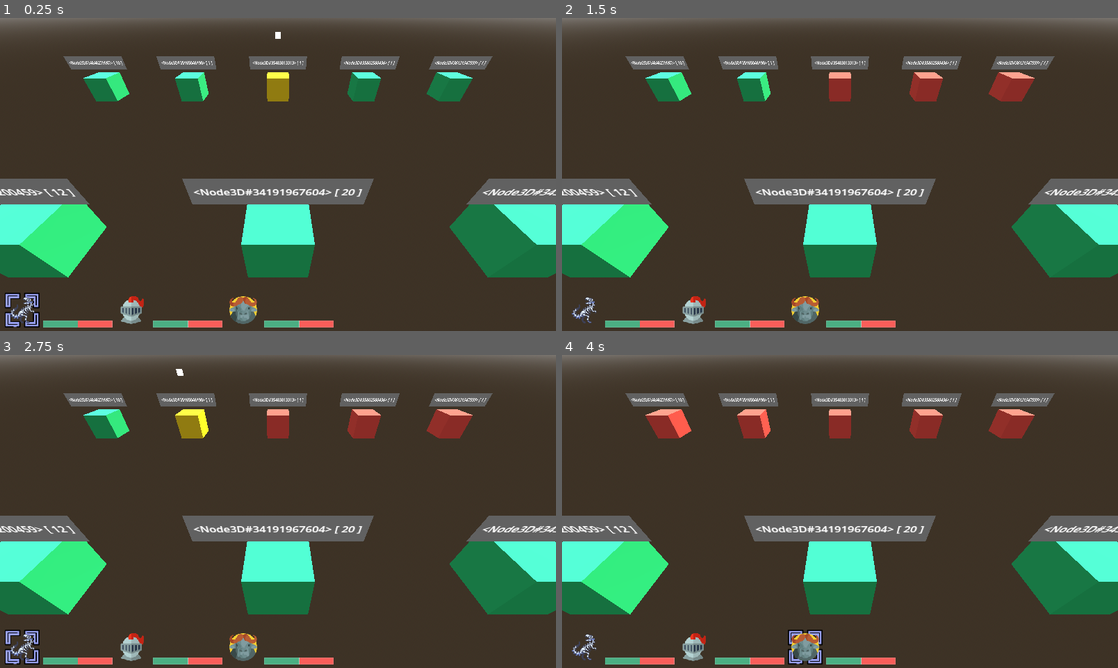
Above: before the commit, frames 1-4 (two rows, left to right).
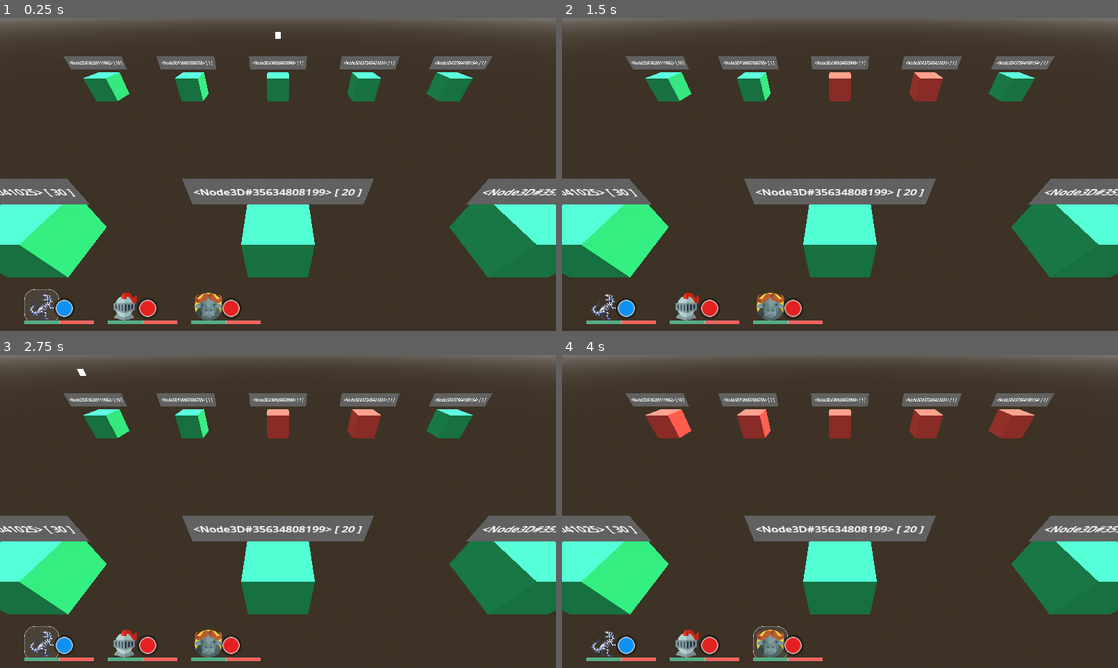
Above: after the commit, the same moments.

Repository: Comotcaiten/re_turnbase_project
Game: Godot game, scene res://test/level_testing.tscn
The game is run twice, just before and just after one commit, with the same random seed, the same clock (stepped at 60 frames per second) and the same inputs.
Inputs:
- Up to frame 1 (0.25 s): no input
- Up to frame 2 (1.5 s): tap Enter (ui_accept) at 0.5, 0.77, 1.25 s; hold Right (ui_right) 0.53-1.28 s; tap 1 (ui_action_1) at 0.6 s; tap 2 (ui_action_2) at 0.8, 1.35 s; hold Left (ui_left) from 1.28 s (still down)
- Up to frame 3 (2.75 s): tap Enter (ui_accept) at 1.52 s; tap 3 (ui_action_3) at 1.55, 2.1 s; release Left (ui_left) at 2.03 s; hold Right (ui_right) from 2.03 s (still down); tap 4 (ui_action_4) at 2.3 s
- Up to frame 4 (4 s): tap Enter (ui_accept) at 2.75, 3.02, 3.5, 3.77 s; tap 4 (ui_action_4) at 2.85 s; tap 1 (ui_action_1) at 3.05, 3.6 s; release Right (ui_right) at 3.53 s; hold Left (ui_left) from 3.53 s (still down); tap 2 (ui_action_2) at 3.8 s

The runs differ from the first frame. In frame 1, 3.7% of the frame differs, in the area x 0-100%, y 13-99%; in frame 2, 3.6%; in frame 3, 4.4%, in the area x 0-100%, y 4-99%; in frame 4, 3.2%.

Commit message:
Save and Create a version refactor and rebuild

Diff:
--- a/asset/character_base/UnitA.tres
+++ b/asset/character_base/UnitA.tres
@@ -19,6 +19,6 @@
 name = "Unnamed Unit A"
 icon = ExtResource("1_x5gwp")
 id = ""
-element = 0
+element = 2
 stats = SubResource("Resource_vabut")
 skills = Array[ExtResource("2_v317q")]([ExtResource("3_y4gqh")])
--- a/asset/character_base/UnitB.tres
+++ b/asset/character_base/UnitB.tres
@@ -19,6 +19,6 @@
 name = "Unnamed Unit B"
 icon = ExtResource("1_s3pns")
 id = ""
-element = 0
+element = 1
 stats = SubResource("Resource_gkax5")
 skills = Array[ExtResource("2_tmc3t")]([ExtResource("3_fbjng")])
--- a/project.godot
+++ b/project.godot
@@ -19,6 +19,7 @@
 
 window/size/viewport_width=1280
 window/size/viewport_height=720
+window/stretch/aspect="expand"
 
 [input]
 
--- a/src/base/Element.gd
+++ b/src/base/Element.gd
@@ -1,3 +1,30 @@
 class_name Element
 
 enum Type {PHYSICAL, FIRE, WATER}
+
+static var type_effect = [
+    # [AT V /DEF >]  Physic Fire Water
+    #   Physic
+    #   Fire
+    #   Water
+    [1.0, 1.0, 1.0],
+    [1.0, 1.0, 1.0],
+    [1.0, 2.0, 1.0]
+]
+
+static var color_element = [ # Color
+    Color.html("BFBBA9"), # Physical
+    Color.html("E52020"), # Fire
+    Color.html("0D92F4")  # Water
+]
+
+static func reactor_element_effect(attacker: Type, defender: Type) -> int:
+    if attacker == null or defender == null:
+        return 1
+
+    return type_effect[attacker][defender]
+
+static func get_color_element(element: Type) -> Color:
+    if element == null:
+        return color_element[0]
+    return color_element[element]
--- a/src/base/Stats.gd
+++ b/src/base/Stats.gd
@@ -12,8 +12,11 @@
 
 var db: Dictionary = {}
 
-func _init():
-    update_db()
+func _init(default: bool = true):
+    if default:
+        update_db()
+    else :
+        set_stats()
 
 func get_stats(_type: Type) -> int:
     if !db.has(_type):
--- a/src/components/skill/mechanics/SkillMechanicDamage.gd
+++ b/src/components/skill/mechanics/SkillMechanicDamage.gd
@@ -24,11 +24,13 @@
     _: # Do nothing
       damage = 1.0
 
-  damage_model.set_damage(int(damage))
+  damage_model.set_damage(int(damage * Element.reactor_element_effect(unit.element, damage_model.element)))
 
-  print("Skill Mechanic Damage >> Damage >> ", damage)
+  # print("Skill Mechanic Damage >> Damage >> ", damage)
 
   for target in targets:
     # target.receive_damage(damage_model)
-    target.take_damage(damage_model)
+    var target_damage_model: DamageModel = damage_model.duplicate()
+    target_damage_model.set_damage(int(damage * Element.reactor_element_effect(unit.element, target.element)))
+    target.take_damage(target_damage_model)
   return
--- a/src/controllers/SkillController.gd
+++ b/src/controllers/SkillController.gd
@@ -59,7 +59,9 @@
 	var middle: int = int(group_targets_available.size() / 2.0)
 	set_current_target(middle)
 	set_group_targets_select()
-	refactored_slelcted_by_skill()
+
+	if unit in battle_system.group_controller.get_group_is_player().group:
+		refactored_slelcted_by_skill()
 
 	if unit.is_player:
 		print("Selecting skill...")
@@ -112,22 +114,22 @@
 	if Input.is_action_just_pressed("ui_action_1"):
 		set_index_skill(0, unit)
 		set_group_targets_available(unit)
-		print("Skill controller >> Select skill >> ", current_skill.name, " >> Group target available: ", group_targets_available)
+		# print("Skill controller >> Select skill >> ", current_skill.name, " >> Group target available: ", group_targets_available)
 
 	if Input.is_action_just_pressed("ui_action_2"):
 		set_index_skill(1, unit)
 		set_group_targets_available(unit)
-		print("Skill controller >> Select skill >> ", current_skill.name, " >> Group target available: ", group_targets_available)
+		# print("Skill controller >> Select skill >> ", current_skill.name, " >> Group target available: ", group_targets_available)
 
 	if Input.is_action_just_pressed("ui_action_3"):
 		set_index_skill(2, unit)
 		set_group_targets_available(unit)
-		print("Skill controller >> Select skill >> ", current_skill.name, " >> Group target available: ", group_targets_available)
+		# print("Skill controller >> Select skill >> ", current_skill.name, " >> Group target available: ", group_targets_available)
 
 	if Input.is_action_just_pressed("ui_action_4"):
 		set_index_skill(3, unit)
 		set_group_targets_available(unit)
-		print("Skill controller >> Select skill >> ", current_skill.name, " >> Group target available: ", group_targets_available)
+		# print("Skill controller >> Select skill >> ", current_skill.name, " >> Group target available: ", group_targets_available)
 
 	perform_handle_select_target()
 
@@ -140,13 +142,13 @@
 		set_current_target(current_target_filter - 1)
 		set_group_targets_select()
 		refactored_slelcted_by_skill()
-		print("Skill controller >> Select target >> Left >> ", current_target, " >> ", group_targets_select)
+		# print("Skill controller >> Select target >> Left >> ", current_target, " >> ", group_targets_select)
 		return
 	if Input.is_action_just_pressed("ui_right"):
 		set_current_target(current_target_filter + 1)
 		set_group_targets_select()
 		refactored_slelcted_by_skill()
-		print("Skill controller >> Select target >> Right >> ", current_target, " >> ", group_targets_select)
+		# print("Skill controller >> Select target >> Right >> ", current_target, " >> ", group_targets_select)
 		return
 
 	return
--- a/src/controllers/TurnController.gd
+++ b/src/controllers/TurnController.gd
@@ -20,13 +20,55 @@
 func set_up():
 	if battle_system == null:
 		return false
-	turn_queue = battle_system.group_controller.get_all()
-	print(name, " >> TurnQueue: ", turn_queue)
+	if battle_system.group_controller == null:
+		return false
+	update()
+
+	print(name, " >> TurnQueue: ", get_to_string())
 	return true
 
 func get_next_turn():
 	current_index += 1
 	if current_index >= turn_queue.size():
 		current_index = 0
+	update_simple()
 	print("Next turn: ", current_unit.name)
 	return
+
+func update() -> bool:
+	if battle_system == null:
+		return false
+	if battle_system.group_controller == null:
+		return false
+	if battle_system.group_controller.get_all_units().size() == 0:
+		return false
+	# if battle_system.group_controller.get_all_units().size() != turn_queue.size():
+	turn_queue = battle_system.group_controller.get_all_units().filter(func(unit):
+		return unit.is_fainted == false
+		)
+	turn_queue.sort_custom(func(a, b):
+		return a.speed > b.speed
+		)
+	return true
+
+func update_simple() -> bool:
+	if battle_system == null:
+		return false
+	var group: Array[UnitModel] = battle_system.group_controller.get_all_units().filter(func(unit):
+		return unit.is_fainted == false
+		)
+	if (turn_queue.size() == 0) and (turn_queue.size() != group.size()):
+		return false
+
+	turn_queue = group
+
+	turn_queue.sort_custom(func(a, b):
+		return a.speed > b.speed
+		)
+	return true
+
+func get_to_string():
+	var context: String = ""
+	for unit in turn_queue:
+		context += unit.to_string() + " [" + str(unit.speed) + "]" + ", "
+	return context
--- a/src/controllers/UnitGroupController.gd
+++ b/src/controllers/UnitGroupController.gd
@@ -28,12 +28,6 @@
 	if !maps_groups.get_value(id) is UnitGroupModel:
 		return
 	return maps_groups.get_value(id) as UnitGroupModel
-
-func get_all() -> Array[UnitModel]:
-	var arr: Array[UnitModel] = []
-	for group in maps_groups.get_all_values():
-		arr.append_array(group.group)
-	return arr
 
 func get_group_to_array(id: String) -> Array[UnitModel]:
 	if !maps_groups.get_value(id) is UnitGroupModel:
--- a/src/models/DamageModel.gd
+++ b/src/models/DamageModel.gd
@@ -28,3 +28,6 @@
 
 func get_damage() -> int:
   return max(1, damage)
+
+func duplicate() -> DamageModel:
+  return DamageModel.new(power, type_damage, true_damage, element, source)
--- a/src/models/UnitModel.gd
+++ b/src/models/UnitModel.gd
@@ -7,13 +7,17 @@
 var name: String
 var icon: Texture2D
 var id: String
-var level: int
+var level: int:
+	get:
+		if level < 1:
+			return 1
+		return level
 var element: Element.Type
 
 # Stats cơ bản
 var stats_base: Stats
 # Stats tăng/giảm phần trăm dựa trên stats cơ bản
-var stats_modified: Stats = Stats.new()
+var stats_modified: Stats = Stats.new(false)
 
 var skills: Array[SkillModel]
 
@@ -60,7 +64,9 @@
 func get_stats(_stat: Stats.Type) -> int:
 	var amount_base = stats_base.get_stats(_stat) * 1.0
 	var amount_modified = stats_modified.get_stats(_stat) * 1.0
-	return int(((amount_base + (amount_modified + amount_base)) / 100.0) * level)
+	var amount: int = int(amount_base + (amount_base * amount_modified / 100.0) + (level * 2.0))
+	# print("UnitModel >> Get stats >> ", Stats.Type.find_key(_stat), " >> ", amount_base, " + ", amount_modified, " >> level:  ", level, " >>", amount)
+	return amount
 
 func get_skill(index: int):
 	if index >= skills.size() or index < 0:
--- a/src/nodes/UnitNode3D.gd
+++ b/src/nodes/UnitNode3D.gd
@@ -101,7 +101,7 @@
   sprite_3d_selected.visible = true
   if unit_model.is_fainted:
     return
-  node_mesh_intstance_3d.material_override.albedo_color = Color.html("#f1c40f")
+  # node_mesh_intstance_3d.material_override.albedo_color = Color.html("#f1c40f")
 
 func refresh():
   if unit_model == null:
--- a/src/system/BattleSystem.gd
+++ b/src/system/BattleSystem.gd
@@ -57,7 +57,8 @@
 		map_icon_unit_in_battle.add(group_is_player[unit_index], icons_unit_in_battle[unit_index])
 		icons_unit_in_battle[unit_index].visible = true
 		if group_is_player[unit_index].icon != null:
-			icons_unit_in_battle[unit_index].icon.texture = group_is_player[unit_index].icon
+			icons_unit_in_battle[unit_index].set_icon(group_is_player[unit_index].icon)
+			icons_unit_in_battle[unit_index].set_element(Element.get_color_element(group_is_player[unit_index].element))
 
 func play():
 	if turn_controller == null or skill_controller == null or group_controller == null:
@@ -96,7 +97,7 @@
 		change_state(State.END)
 		return
 	if map_icon_unit_in_battle.has(turn_controller.current_unit):
-		map_icon_unit_in_battle.get_value(turn_controller.current_unit).sprite_container.visible = false
+		map_icon_unit_in_battle.get_value(turn_controller.current_unit).set_select(false)
 	turn_controller.get_next_turn()
 	change_state(State.UNITTURN)
 
@@ -108,7 +109,7 @@
 		# icon_unit_in_battle.visible = true
 		# if turn_controller.current_unit.icon != null:
 		# 	icon_unit_in_battle.icon.texture = turn_controller.current_unit.icon
-		map_icon_unit_in_battle.get_value(turn_controller.current_unit).sprite_container.visible = true
+		map_icon_unit_in_battle.get_value(turn_controller.current_unit).set_select(true)
 		change_state(State.SELECTSKILL)
 		return
 	print("Enemy")
--- /dev/null
+++ b/src/utils/CanvasLayerUI.gd
@@ -0,0 +1,7 @@
+extends Node
+
+class_name CanvasLayerUI
+
+func _ready():
+    get_viewport().size = DisplayServer.screen_get_size()
+    pass
--- a/src/utils/IconUnitInBattle.gd
+++ b/src/utils/IconUnitInBattle.gd
@@ -4,8 +4,36 @@
 
 @export var icon: Sprite2D = null
 
-@export var sprite_container: Sprite2D = null
+@export var panel_select: Panel = null
+
+@export var panel_element: Panel = null
+
+var panel_element_style: StyleBoxFlat = null
 
 func _ready():
-  sprite_container.visible = false
+  set_select(false)
+
+  if panel_element != null:
+    panel_element_style = panel_element.get_theme_stylebox("panel").duplicate()
+    panel_element.remove_theme_stylebox_override("panel")
+    panel_element.add_theme_stylebox_override("panel", panel_element_style)
   pass
+
+func set_icon(_icon: Texture):
+  if icon == null:
+    return
+  icon.texture = _icon
+  pass
+
+func set_select(_select: bool):
+  if panel_select == null:
+    return
+  panel_select.visible = _select
+  pass
+
+func set_element(_element: Color):
+  if panel_element == null:
+    return
+  print("set_element >> ", panel_element_style)
+  panel_element_style.bg_color = _element
+  pass
--- a/test/icon_unit_in_battle.tscn
+++ b/test/icon_unit_in_battle.tscn
@@ -1,8 +1,20 @@
-[gd_scene load_steps=6 format=3 uid="uid://mhoa1fqdlaqa"]
+[gd_scene load_steps=7 format=3 uid="uid://mhoa1fqdlaqa"]
 
-[ext_resource type="Texture2D" uid="uid://c1s7om7xmg74" path="res://asset/image/icon_target.png" id="1_2mfas"]
 [ext_resource type="Script" path="res://src/utils/IconUnitInBattle.gd" id="1_xcsbb"]
 [ext_resource type="Texture2D" uid="uid://d2i1gfipacy4n" path="res://asset/image/dinosaur.png" id="3_qqrmu"]
+
+[sub_resource type="StyleBoxFlat" id="StyleBoxFlat_t1qkj"]
+bg_color = Color(0.6, 0.6, 0.6, 0.156863)
+border_width_left = 1
+border_width_top = 1
+border_width_right = 1
+border_width_bottom = 1
+border_color = Color(1, 1, 1, 1)
+border_blend = true
+corner_radius_top_left = 24
+corner_radius_top_right = 24
+corner_radius_bottom_right = 24
+corner_radius_bottom_left = 24
 
 [sub_resource type="StyleBoxFlat" id="StyleBoxFlat_hpm5o"]
 bg_color = Color(0.974944, 0.368288, 0.35166, 1)
@@ -20,31 +32,52 @@
 border_width_bottom = 1
 border_blend = true
 
-[node name="IconUnitInBattle" type="Node2D" node_paths=PackedStringArray("icon", "sprite_container")]
+[sub_resource type="StyleBoxFlat" id="StyleBoxFlat_8ydxs"]
+border_width_left = 4
+border_width_top = 4
+border_width_right = 4
+border_width_bottom = 4
+border_blend = true
+corner_radius_top_left = 64
+corner_radius_top_right = 64
+corner_radius_bottom_right = 64
+corner_radius_bottom_left = 64
+shadow_size = 6
+
+[node name="IconUnitInBattle" type="Node2D" node_paths=PackedStringArray("icon", "panel_select", "panel_element")]
 script = ExtResource("1_xcsbb")
 icon = NodePath("Icon")
-sprite_container = NodePath("Sprite2D_Container")
+panel_select = NodePath("PanelSelect")
+panel_element = NodePath("PanelElement")
 
-[node name="Sprite2D_Container" type="Sprite2D" parent="."]
-texture_filter = 1
-position = Vector2(-1.90735e-06, 1.90735e-06)
-scale = Vector2(1.25, 1.25)
-texture = ExtResource("1_2mfas")
+[node name="PanelSelect" type="Panel" parent="."]
+offset_left = -48.0
+offset_top = -24.0
+offset_right = 32.0
+offset_bottom = 56.0
+theme_override_styles/panel = SubResource("StyleBoxFlat_t1qkj")
 
 [node name="Icon" type="Sprite2D" parent="."]
 texture_filter = 1
+position = Vector2(-8, 16)
 texture = ExtResource("3_qqrmu")
 
 [node name="ProgressBarHP" type="ProgressBar" parent="."]
 anchors_preset = 9
 anchor_bottom = 1.0
-offset_left = 48.0
-offset_top = 24.0
-offset_right = 208.0
-offset_bottom = 40.0
+offset_left = -48.0
+offset_top = 48.0
+offset_right = 112.0
+offset_bottom = 56.0
 grow_vertical = 2
 size_flags_horizontal = 0
 theme_override_styles/background = SubResource("StyleBoxFlat_hpm5o")
 theme_override_styles/fill = SubResource("StyleBoxFlat_rfkto")
 value = 50.0
 show_percentage = false
+
+[node name="PanelElement" type="Panel" parent="."]
+offset_left = 24.0
+offset_right = 64.0
+offset_bottom = 40.0
+theme_override_styles/panel = SubResource("StyleBoxFlat_8ydxs")
--- a/test/level_testing.tscn
+++ b/test/level_testing.tscn
@@ -26,7 +26,7 @@
 [sub_resource type="Resource" id="Resource_i2i4n"]
 script = ExtResource("6_ug2mc")
 base = ExtResource("7_t2gf5")
-level = 12
+level = 30
 is_player = true
 
 [sub_resource type="Resource" id="Resource_eed80"]
@@ -78,7 +78,32 @@
 group_controller = NodePath("GameArea/UnitGroupController")
 player_group = NodePath("GameArea/UnitGroupController/UnitGroupPlayer")
 enemy_group = NodePath("GameArea/UnitGroupController/UnitGroupEnemy")
-icons_unit_in_battle = [NodePath("Control/IconUnitInBattle"), NodePath("Control/IconUnitInBattle2"), NodePath("Control/IconUnitInBattle3"), NodePath("Control/IconUnitInBattle4")]
+icons_unit_in_battle = [NodePath("CanvasLayer/HSplitContainer/IconUnitInBattle"), NodePath("CanvasLayer/HSplitContainer/IconUnitInBattle2"), NodePath("CanvasLayer/HSplitContainer/IconUnitInBattle3"), NodePath("CanvasLayer/HSplitContainer/IconUnitInBattle4")]
+
+[node name="CanvasLayer" type="CanvasLayer" parent="."]
+
+[node name="HSplitContainer" type="HSplitContainer" parent="CanvasLayer"]
+anchors_preset = -1
+anchor_top = 0.878
+anchor_right = 1.0
+anchor_bottom = 1.06667
+offset_top = -0.160034
+grow_horizontal = 2
+grow_vertical = 2
+split_offset = 1
+metadata/_edit_use_anchors_ = true
+
+[node name="IconUnitInBattle" parent="CanvasLayer/HSplitContainer" instance=ExtResource("9_rvg8n")]
+position = Vector2(104, 16)
+
+[node name="IconUnitInBattle2" parent="CanvasLayer/HSplitContainer" instance=ExtResource("9_rvg8n")]
+position = Vector2(296, 16)
+
+[node name="IconUnitInBattle3" parent="CanvasLayer/HSplitContainer" instance=ExtResource("9_rvg8n")]
+position = Vector2(488, 16)
+
+[node name="IconUnitInBattle4" parent="CanvasLayer/HSplitContainer" instance=ExtResource("9_rvg8n")]
+position = Vector2(680, 16)
 
 [node name="WorldEnvironment" type="WorldEnvironment" parent="."]
 environment = SubResource("Environment_dfoiw")
@@ -111,24 +136,3 @@
 
 [node name="Camera3D" type="Camera3D" parent="."]
 transform = Transform3D(1, 0, 0, 0, 0.766044, 0.642788, 0, -0.642788, 0.766044, 0, 3, 6)
-
-[node name="Control" type="Control" parent="."]
-layout_mode = 3
-anchors_preset = 15
-anchor_right = 1.0
-anchor_bottom = 1.0
-grow_horizontal = 2
-grow_vertical = 2
-metadata/_edit_use_anchors_ = true
-
-[node name="IconUnitInBattle" parent="Control" instance=ExtResource("9_rvg8n")]
-position = Vector2(51, 672)
-
-[node name="IconUnitInBattle2" parent="Control" instance=ExtResource("9_rvg8n")]
-position = Vector2(304, 672)
-
-[node name="IconUnitInBattle3" parent="Control" instance=ExtResource("9_rvg8n")]
-position = Vector2(560, 672)
-
-[node name="IconUnitInBattle4" parent="Control" instance=ExtResource("9_rvg8n")]
-position = Vector2(816, 672)
